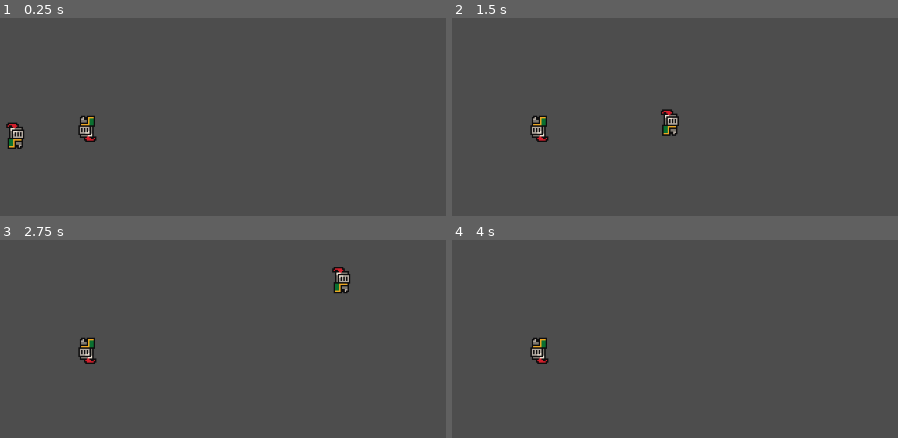
Above: before the commit, frames 1-4 (two rows, left to right).
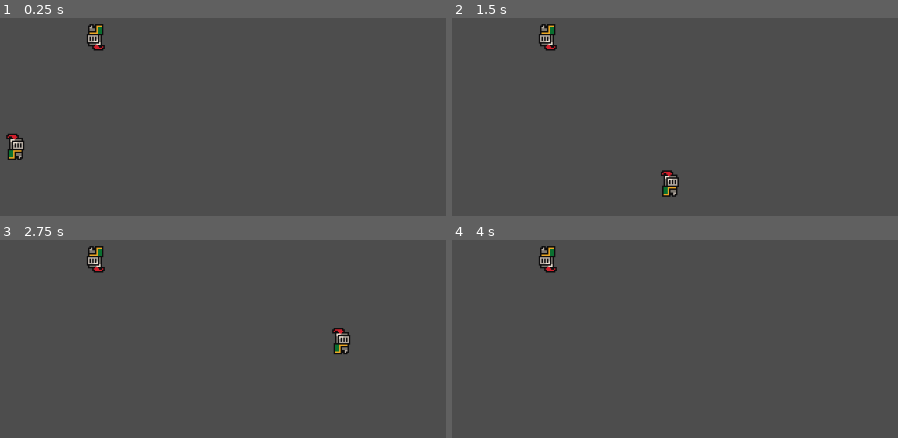
Above: after the commit, the same moments.

Repository: etbay/In-The-Makers_image
Game: Godot game, scene res://scenes/level_1.tscn
Same seed, same stepped clock (60 frames per second), same inputs: the game is played once before the commit and once after it.
Inputs (mouse positions are in pixels of both pictures, inside the frame that each line leads up to):
- Up to frame 1 (0.25 s): no input
- Up to frame 2 (1.5 s): move the mouse to (outside the picture) at 0.52 s; hold D (move_right) from 0.53 s (still down); tap Space (jump) at 0.6, 0.77, 1.07 s; move the mouse to (outside the picture) at 1.27 s; tap Shift (dash) at 1.35 s
- Up to frame 3 (2.75 s): tap Space (jump) at 1.52, 1.55, 1.82, 2.3 s; move the mouse to (outside the picture) at 2.02 s; release D (move_right) at 2.03 s; press the mouse at (outside the picture) at 2.03 s; hold A (move_left) from 2.03 s (still down)
- Up to frame 4 (4 s): move the mouse to (456, 344) at 2.77 s; release A (move_left) at 2.78 s; release the mouse at (456, 344) at 2.78 s; hold D (move_right) from 2.78 s (still down); tap Space (jump) at 2.85, 3.02, 3.32, 3.77, 3.8 s; move the mouse to (737, 321) at 3.52 s; tap Shift (dash) at 3.6 s

The runs differ from the first frame. In frame 1, 1.4% of the frame differs, in the area x 1-24%, y 3-72%; in frame 2, 1.7%, in the area x 17-51%, y 3-91%; in frame 3, 1.6%; in frame 4, 0.8%.

Commit message:
added portal
POOR FUNCTIONALITY
does not detect player states accurately (i think)

Diff:
--- a/scenes/level_1.tscn
+++ b/scenes/level_1.tscn
@@ -4,6 +4,7 @@
 [ext_resource type="PackedScene" uid="uid://docergpbnrtt7" path="res://scenes/player.tscn" id="1_fk7hs"]
 
 [sub_resource type="WorldBoundaryShape2D" id="WorldBoundaryShape2D_q6rhk"]
+distance = -72.0
 
 [node name="Level 1" type="Node2D"]
 
@@ -11,13 +12,24 @@
 zoom = Vector2(2, 2)
 
 [node name="TestEnemy" parent="." instance=ExtResource("1_4ab5d")]
-position = Vector2(29, 74)
+position = Vector2(35, 8)
 
 [node name="Player" parent="." instance=ExtResource("1_fk7hs")]
 position = Vector2(-22, 55)
 
 [node name="StaticBody2D" type="StaticBody2D" parent="."]
+position = Vector2(-3, -28)
+metadata/_edit_group_ = true
 
 [node name="CollisionShape2D" type="CollisionShape2D" parent="StaticBody2D"]
 position = Vector2(3, 84)
 shape = SubResource("WorldBoundaryShape2D_q6rhk")
+
+[node name="StaticBody2D2" type="StaticBody2D" parent="."]
+position = Vector2(-3, -120)
+metadata/_edit_group_ = true
+
+[node name="CollisionShape2D" type="CollisionShape2D" parent="StaticBody2D2"]
+position = Vector2(3, 84)
+rotation = 3.14159
+shape = SubResource("WorldBoundaryShape2D_q6rhk")
--- a/scenes/player.tscn
+++ b/scenes/player.tscn
@@ -5,9 +5,8 @@
 [ext_resource type="PackedScene" uid="uid://dcd72ihkctsg4" path="res://components/hurtbox.tscn" id="3_2lc15"]
 [ext_resource type="PackedScene" uid="uid://daytajnd160e8" path="res://components/health_component.tscn" id="3_idoy7"]
 
-[sub_resource type="CapsuleShape2D" id="CapsuleShape2D_e2lnu"]
-radius = 5.0
-height = 18.0
+[sub_resource type="RectangleShape2D" id="RectangleShape2D_3idhp"]
+size = Vector2(10, 19)
 
 [sub_resource type="CapsuleShape2D" id="CapsuleShape2D_nxhkp"]
 radius = 9.0
@@ -25,8 +24,8 @@
 vframes = 8
 
 [node name="PhysicsHitbox" type="CollisionShape2D" parent="."]
-position = Vector2(0, 5)
-shape = SubResource("CapsuleShape2D_e2lnu")
+position = Vector2(0, 4.5)
+shape = SubResource("RectangleShape2D_3idhp")
 
 [node name="HealthComponent" parent="." node_paths=PackedStringArray("player") instance=ExtResource("3_idoy7")]
 player = NodePath("..")
--- /dev/null
+++ b/scenes/portal.tscn
@@ -0,0 +1,22 @@
+[gd_scene load_steps=4 format=3 uid="uid://1vxrn6st8utv"]
+
+[ext_resource type="Script" path="res://scripts/portal.gd" id="1_qfqko"]
+[ext_resource type="Texture2D" uid="uid://bprio2busyk7i" path="res://assets/arrowBrown_right.png" id="2_ssorg"]
+
+[sub_resource type="CircleShape2D" id="CircleShape2D_ngh7m"]
+radius = 13.0
+
+[node name="Portal" type="Node2D"]
+script = ExtResource("1_qfqko")
+
+[node name="Sprite2D" type="Sprite2D" parent="."]
+rotation = -1.5708
+texture = ExtResource("2_ssorg")
+
+[node name="Area2D" type="Area2D" parent="."]
+
+[node name="CollisionShape2D" type="CollisionShape2D" parent="Area2D"]
+shape = SubResource("CircleShape2D_ngh7m")
+
+[connection signal="area_entered" from="Area2D" to="." method="_on_area_2d_area_entered"]
+[connection signal="area_exited" from="Area2D" to="." method="_on_area_2d_area_exited"]
--- a/scripts/hurtbox.gd
+++ b/scripts/hurtbox.gd
@@ -6,5 +6,6 @@
 func _ready():
 	monitoring = true
 
-func _on_area_entered(area: Hitbox) -> void:
-	health_component.damage(area.attack_damage)
+func _on_area_entered(area: Area2D) -> void:
+	if area is Hurtbox:
+		health_component.damage(area.attack_damage)
--- a/scripts/player.gd
+++ b/scripts/player.gd
@@ -8,7 +8,7 @@
 const RUN_SPEED := 250.0
 const BASE_ACCELERATION := 20.0
 const BASE_FRICTION := 20.0
-const JUMP_VELOCITY := -300.0
+const BASE_JUMP_VELOCITY := -300.0
 const BASE_ENGINE_TIME_SCALE := 1.0
 const MAX_DASHES := 1
 var BASE_DASH_LENGTH_SECONDS := 0.1
@@ -17,6 +17,7 @@
 var speed = BASE_SPEED
 var acceleration = BASE_ACCELERATION
 var friction = BASE_FRICTION
+var jump_velocity = BASE_JUMP_VELOCITY
 var direction = Vector2.ZERO
 var last_facing_direction = Vector2.ZERO
 
@@ -45,7 +46,7 @@
 	#print("dashing: " + str(dashing))
 	#print("jumping: " + str(jumping))
 
-	#print(velocity)
+	print(is_on_ceiling())
 
 	# Performs state actions based on active state; state is changed in state functions
 	match state:
@@ -73,16 +74,16 @@
 # Returns false if state is not changed
 # Return values used to update action variables (jumping, dashing, etc)
 func change_state() -> bool:
-	if Input.is_action_just_pressed("jump") and is_on_floor() and not jumping:
+	if Input.is_action_just_pressed("jump") and (is_on_floor() or is_on_ceiling()) and not jumping:
 		state = State.JUMP
 		return true
 	elif Input.is_action_just_pressed("dash") and not dashing and times_dashed < MAX_DASHES:
 		state = State.DASH
 		return true
-	elif direction and not walking and is_on_floor():
+	elif direction and not walking and (is_on_floor() or is_on_ceiling()):
 		state = State.WALK
 		return true
-	elif not direction and not idling and is_on_floor():
+	elif not direction and not idling and (is_on_floor() or is_on_ceiling()):
 		state = State.IDLE
 		return true
 	return false
@@ -104,8 +105,8 @@
 	if change_state():
 		walking = false
 func jump_state(delta):
-	if not jumping and is_on_floor():
-		velocity.y = JUMP_VELOCITY
+	if not jumping and (is_on_floor() or is_on_ceiling()):
+		velocity.y = jump_velocity
 	jumping = true
 	get_direction()
 	apply_gravity(delta)
--- /dev/null
+++ b/scripts/portal.gd
@@ -0,0 +1,20 @@
+extends Node2D
+class_name Portal
+
+@export var connecting_portal : Portal
+@onready var area_2d: Area2D = $Area2D
+
+var teleported = false
+
+func _on_area_2d_area_entered(area: Area2D) -> void:
+	if area is Hurtbox and not teleported:
+		teleported = true
+		area.health_component.player.global_position = connecting_portal.global_position
+		area.health_component.player.gravity_percent *= -1
+		area.health_component.player.jump_velocity *= -1
+		connecting_portal.teleported = true
+
+func _on_area_2d_area_exited(area: Area2D) -> void:
+	if area is Hurtbox:
+		if teleported:
+			teleported = false
Binary file added: assets/arrowBrown_right.png
Not shown, added: assets/arrowBrown_right.png.import
Not shown, added: scenes/porBE96.tmp
